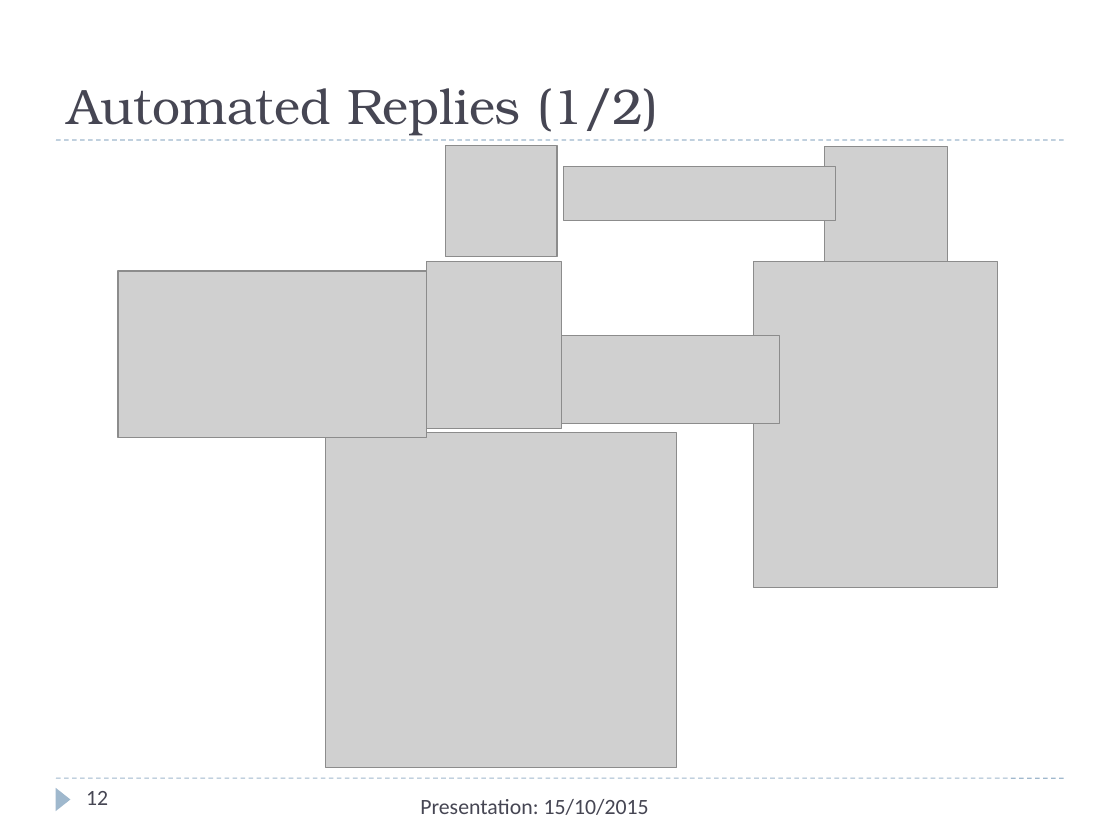
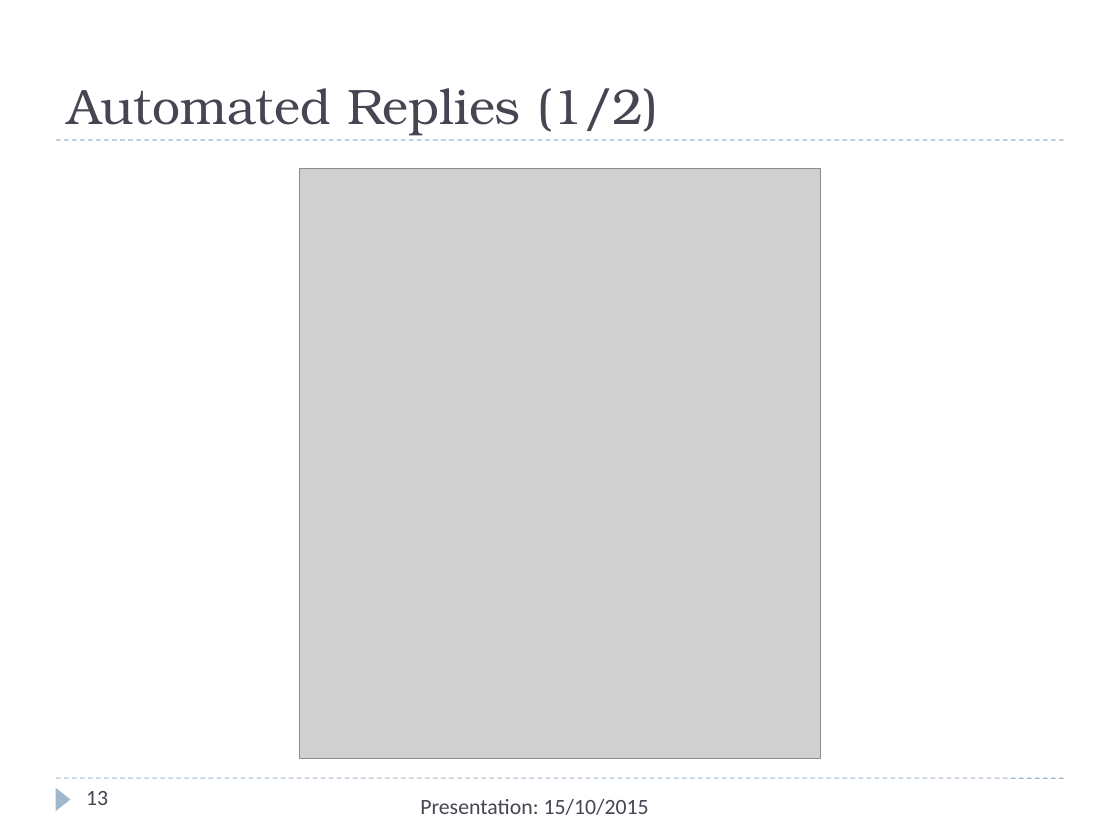
Before and after one commit to Christos-Papoulas/master_thesis, a slide deck: slide 13 of presentation/presentation.pptx (slide 12 before the commit). Drawn at 1120x840 pixels with LibreOffice and Linux fonts; fonts in the diff are those of the drawing; grey boxes stand for pictures. Boxes give left, top, right and bottom in pixels: in the first picture for what was removed or moved away, otherwise in the second. Text is boxed around its words. In the diff, an @@ line names an element or a change of style, - is before the commit and + after.

```diff
--- a/presentation/presentation.pptx
+++ b/presentation/presentation.pptx
@@ picture removed at box(446, 146, 558, 258) @@
@@ picture removed at box(825, 147, 948, 305) @@
@@ picture added at box(300, 169, 821, 759) @@
@@ picture removed at box(563, 167, 836, 221) @@
@@ picture removed at box(427, 261, 561, 428) @@
@@ picture removed at box(754, 261, 998, 587) @@
@@ picture removed at box(118, 271, 427, 438) @@
@@ picture removed at box(561, 336, 780, 423) @@
@@ picture removed at box(326, 433, 678, 768) @@
@@ page number at box(86, 791, 108, 805): text changed @@
-12
+13
```
Also in this commit, not shown: 5 other slides changed, 1 slide added, 3 other files.
